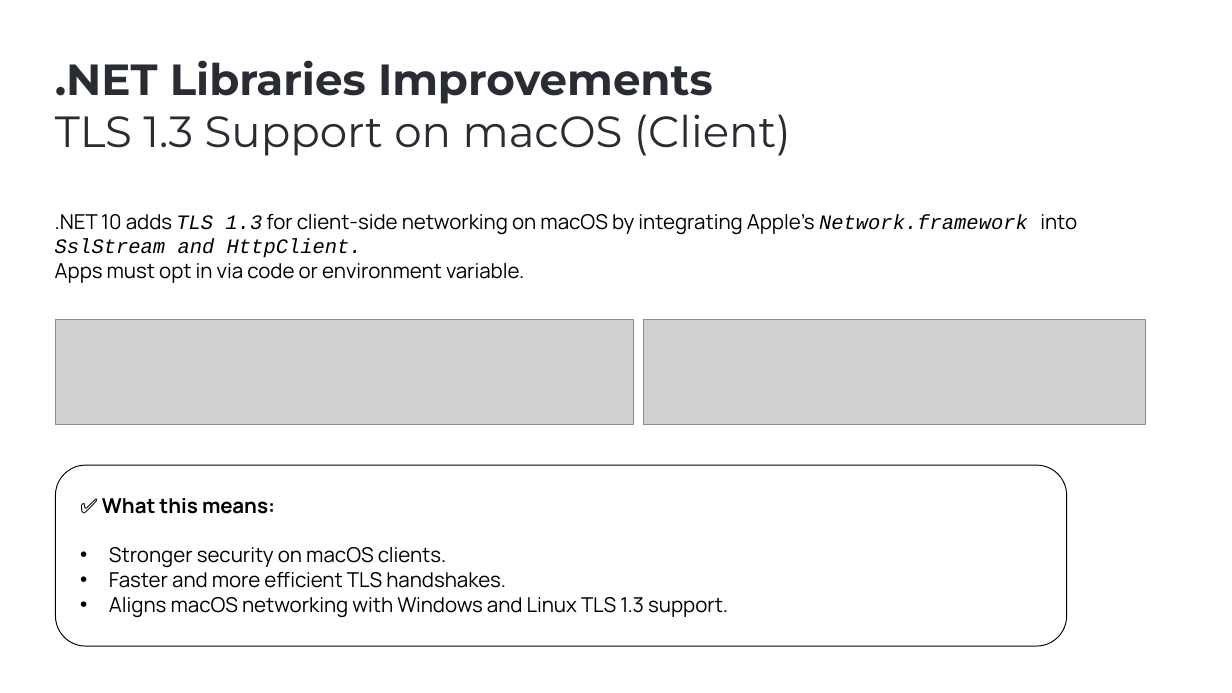
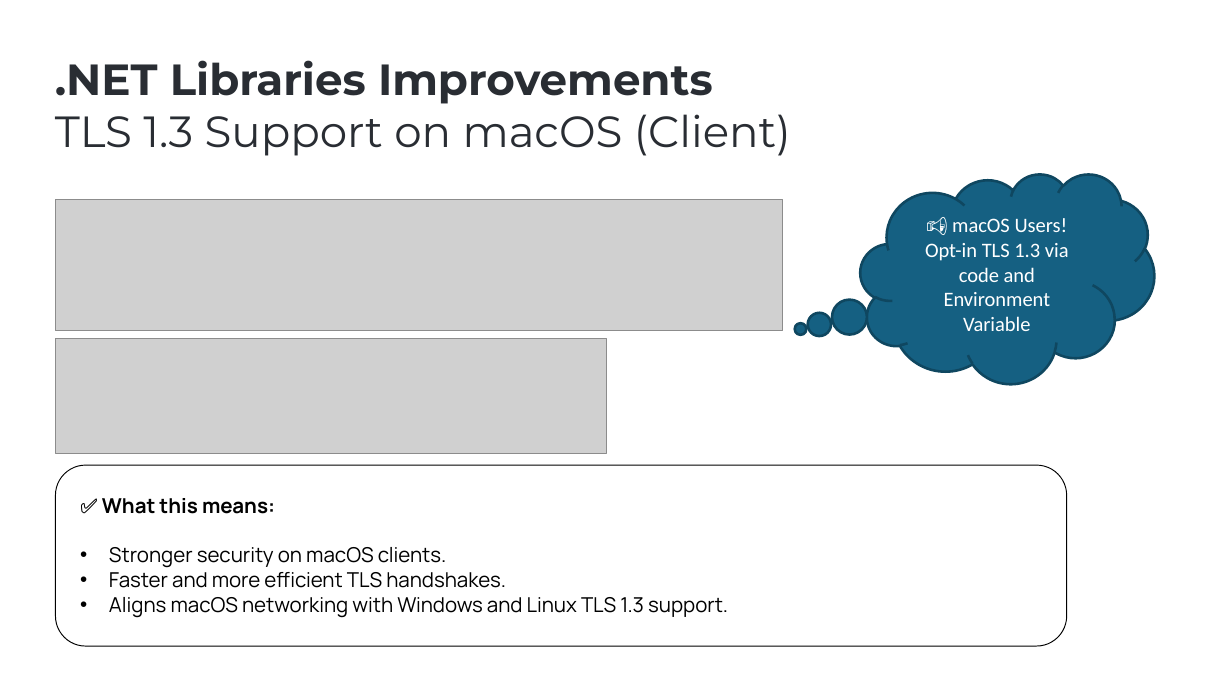
Before and after one commit to ebicoglu/presentations, a slide deck: slide 10 of abp-community-talks-2025.09.pptx (slide 11 before the commit). Drawn at 1232x693 pixels with LibreOffice and Linux fonts; fonts in the diff are those of the drawing; grey boxes stand for pictures; background and template pictures are left out. Boxes give left, top, right and bottom in pixels: in the first picture for what was removed or moved away, otherwise in the second. Text is boxed around its words. In the diff, an @@ line names an element or a change of style, - is before the commit and + after.

```diff
--- a/abp-community-talks-2025.09.pptx
+++ b/abp-community-talks-2025.09.pptx
@@ thought cloud added at [860,174,1154,384], fill #156082, outline #104760 2 pt, 16 pt, text #FFFFFF @@
+📢 macOS Users!
+Opt-in TLS 1.3 via code and Environment Variable
@@ picture: place and size @@
-picture at [55,320,634,425]
+picture at [55,200,783,332]
@@ text removed at [55,214,1077,283] @@
-.NET 10 adds TLS 1.3 for client-side networking on macOS by integrating Apple’s Network.framework into SslStream and HttpClient.
-Apps must opt in via code or environment variable.
@@ picture: place and size @@
-picture at [643,320,1146,425]
+picture at [55,338,606,454]
```
Also in this commit, not shown: 10 other slides changed, 1 slide removed.
